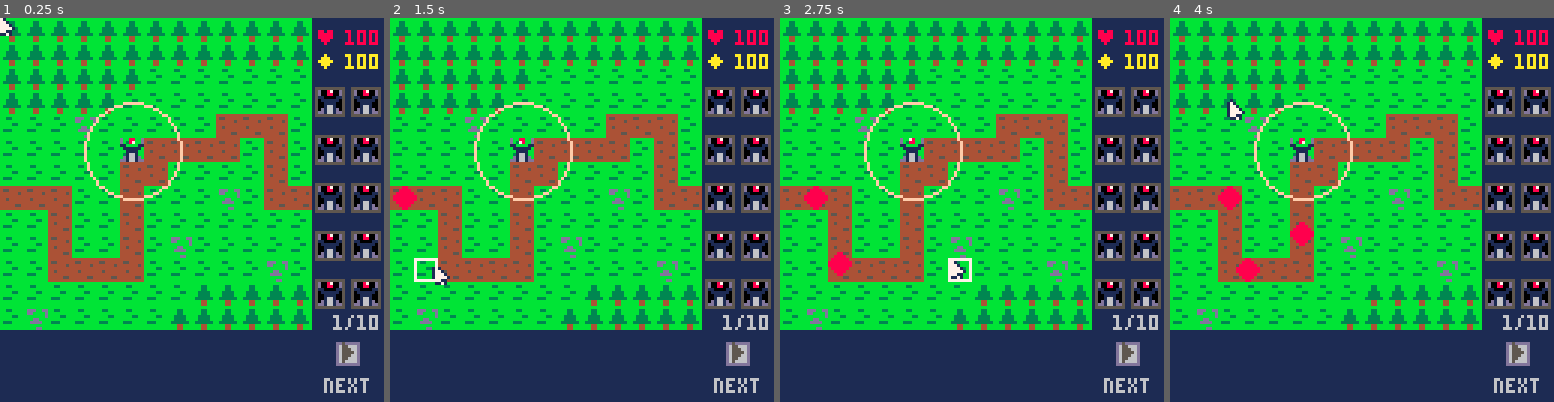
Above: before the commit, frames 1-4 (left to right).
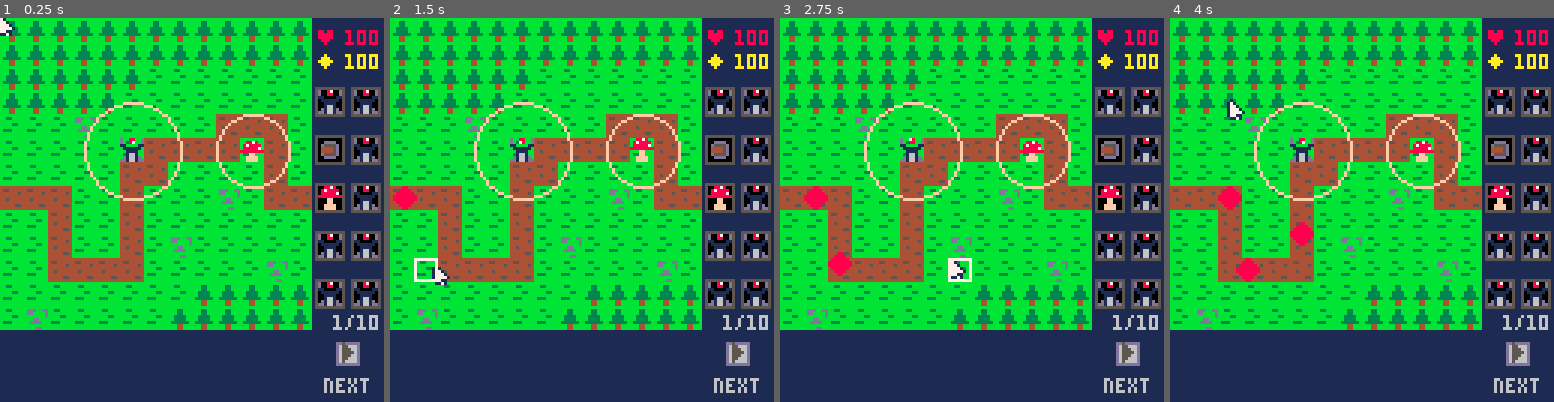
Above: after the commit, the same moments.

Repository: electricbrass/td-pico-8
Game: PICO-8 cartridge td.p8
Same seed, same stepped clock (60 frames per second), same inputs: the game is played once before the commit and once after it.
Inputs (mouse positions are in pixels of both pictures, inside the frame that each line leads up to):
- Up to frame 1 (0.25 s): no input
- Up to frame 2 (1.5 s): click (670, 121) at 0.67 s; click (436, 267) at 1.22 s
- Up to frame 3 (2.75 s): click (887, 114) at 1.77 s; click (952, 259) at 2.32 s
- Up to frame 4 (4 s): click (1404, 106) at 2.87 s; click (1465, 256) at 3.42 s; click (1231, 102) at 3.97 s

The runs differ from the first frame. In frame 1, 1.2% of the frame differs, in the area x 56-90%, y 25-50%; in frame 2, 1.2%; in frame 3, 1.2%; in frame 4, 1.2%.

Commit message:
Add mushroom tower

Diff:
--- a/td.p8
+++ b/td.p8
@@ -1,5 +1,5 @@
 pico-8 cartridge // http://www.pico-8.com
-version 36
+version 41
 __lua__
 
 function _init()
@@ -8,6 +8,7 @@
 	curlevel = 1
 	initgame()
 	newtower(1,40,40)
+	newtower(3,80,40)
 end
 
 function _draw()
@@ -36,7 +37,6 @@
 		spr(tl,106,i+24)
 		spr(tr,118,i+24)
 	end
-	--spr(7,106,56)
 	-- mouse
 	local mx = stat(32)-1
 	local my = stat(33)-1
@@ -67,7 +67,7 @@
 	maxround = 10
 end
 -->8
---enemies
+-- enemies
 levelpaths = {
 	{-16, 56, 16, 56, 80, 40, 48, 48, 40, 72, 32, 88, 56, 104}
 }
@@ -141,8 +141,8 @@
 
 tower_types = {
 	{"magic", 7, 4, 16},
-	{"basic", 7},
-	{"t3", 7},
+	{"basic", 11},
+	{"mushroom", 39, 2, 12},
 	{"t4", 7},
 	{"t5", 7},
 	{"t6", 7},
@@ -194,6 +194,16 @@
 			circ(t.px + 4, t.py + 4, t.range, 15)
 		end
 	end
+end
+-->8
+-- title screen
+
+function drawtitle()
+
+end
+
+function updatetitle()
+
 end
 __gfx__
 00000000bbbbbbbb44444444bbbbbbbb11111111dd5ddddd01000000d008700dd008800dd008800dd007800d0000000000000000000000000000000000000000
@@ -212,6 +222,14 @@
 00000000bbddddbb000000000000000000000000000000000000000008888880008888000088880000ff8800008ff8000088ff00008888000088880000888800
 00000000bbbbbbbb0000000000000000000000000000000000000000008888000000000000000000000000000000000000000000000000000000000000000000
 00000000bbbbddbb0000000000000000000000000000000000000000000880000000000000000000000000000000000000000000000000000000000000000000
+00000000000000000000000000000000000000000000000000000000008878000000000000000000000000000000000000000000000000000000000000000000
+00000000000000000000000000000000000000000000000000000000087888800088780000000000000000000000000000000000000000000000000000000000
+00000000000000000000000000000000000000000000000000000000088888700878888000000000000000000000000000000000000000000000000000000000
+00000000000000000000000000000000000000000000000000000000888888880888887000000000000000000000000000000000000000000000000000000000
+00000000000000000000000000000000000000000000000000000000000ff0008888888800000000000000000000000000000000000000000000000000000000
+00000000000000000000000000000000000000000000000000000000000ff000000ff00000000000000000000000000000000000000000000000000000000000
+0000000000000000000000000000000000000000000000000000000000ffff0000ffff0000000000000000000000000000000000000000000000000000000000
+0000000000000000000000000000000000000000000000000000000000ffff0000ffff0000000000000000000000000000000000000000000000000000000000
 
 
 
